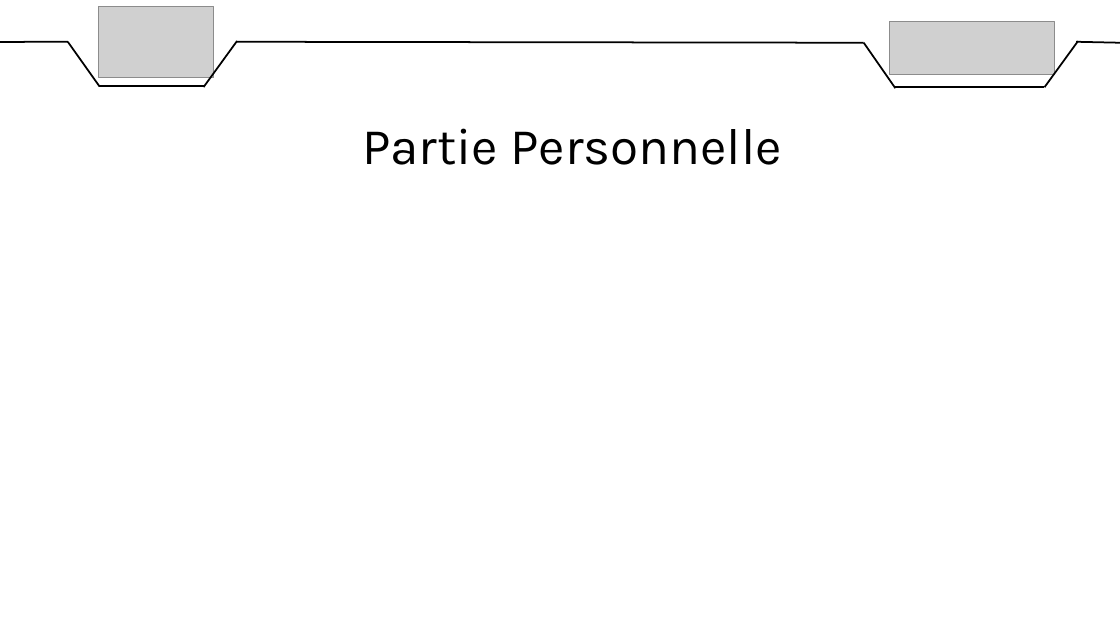
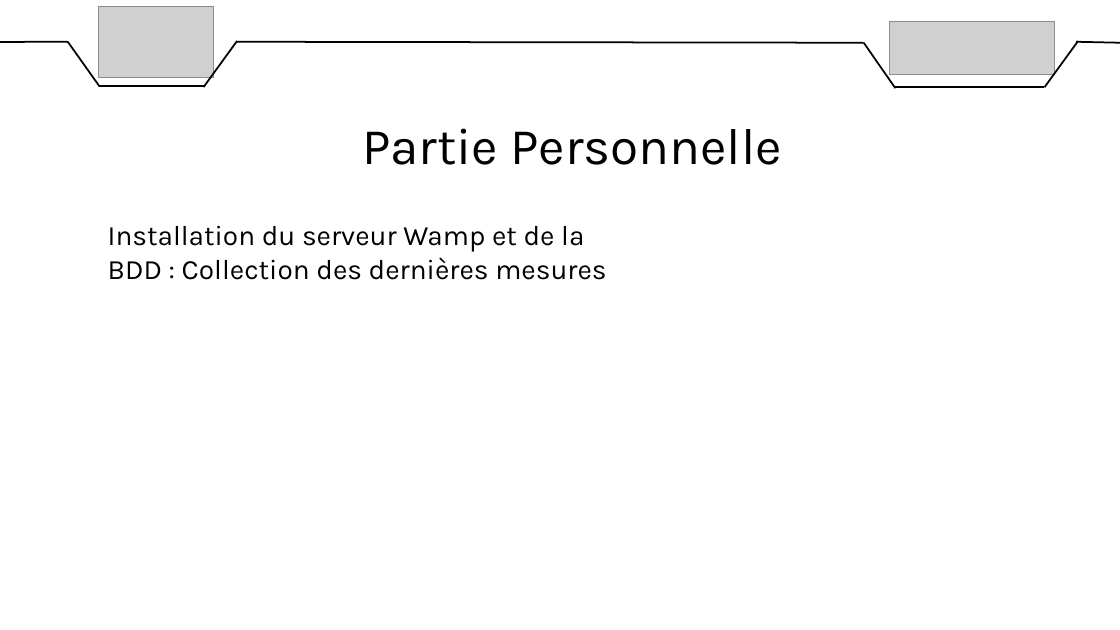
Before and after one commit to DylanChe/SupervisionSerre, a slide deck: slide 4 of oral_projet/diaporama_revue_1_samuel.pptx. Drawn at 1120x630 pixels with LibreOffice and Linux fonts; fonts in the diff are those of the drawing; grey boxes stand for pictures. Boxes give left, top, right and bottom in pixels: in the first picture for what was removed or moved away, otherwise in the second. Text is boxed around its words. In the diff, an @@ line names an element or a change of style, - is before the commit and + after.

```diff
--- a/oral_projet/diaporama_revue_1_samuel.pptx
+++ b/oral_projet/diaporama_revue_1_samuel.pptx
@@ text added at [108,225,606,280], 24 pt, text #000000 @@
+Installation du serveur Wamp et de la BDD : Collection des dernières mesures
```
Also in this commit, not shown: 4 other files.
